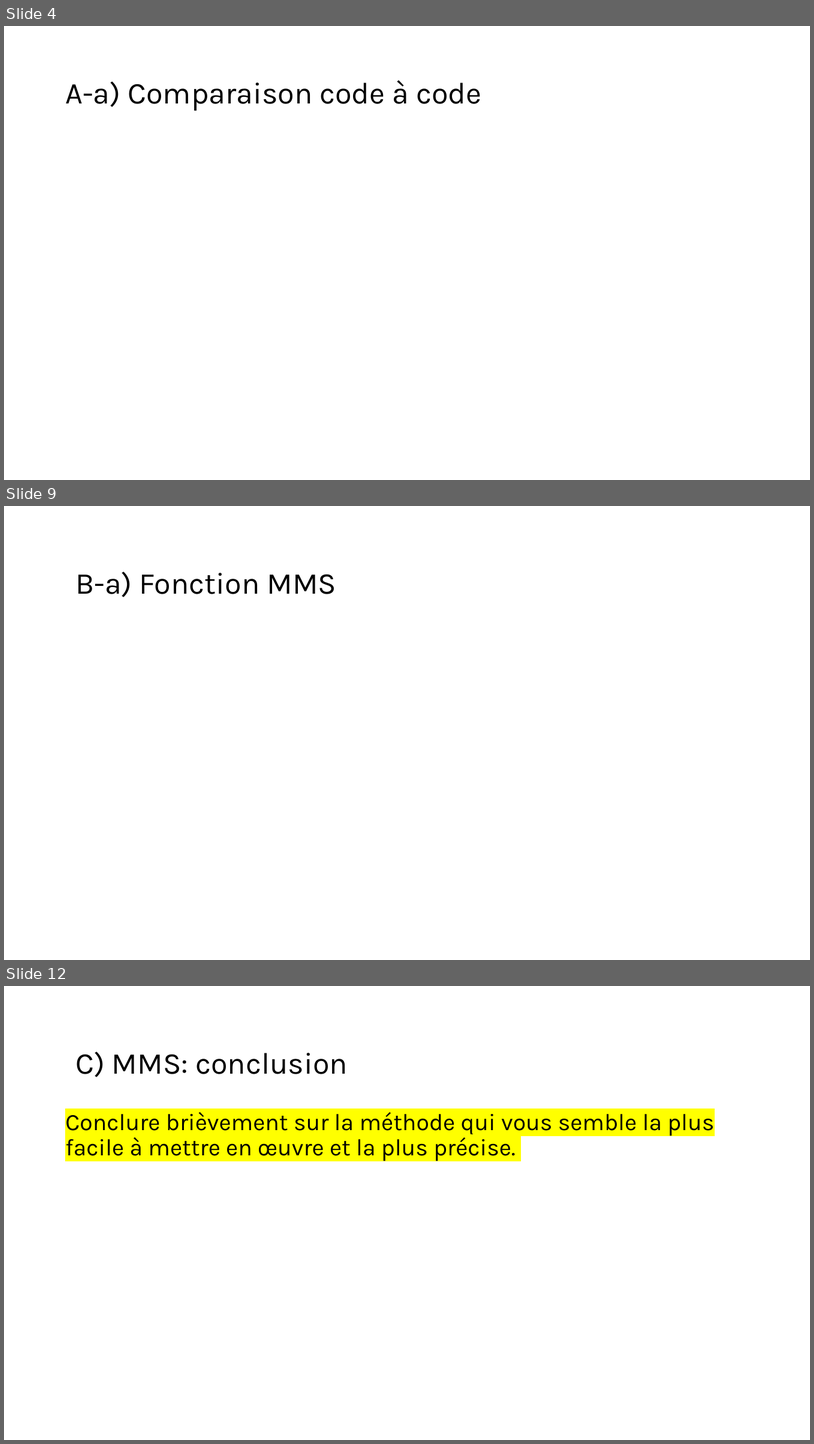
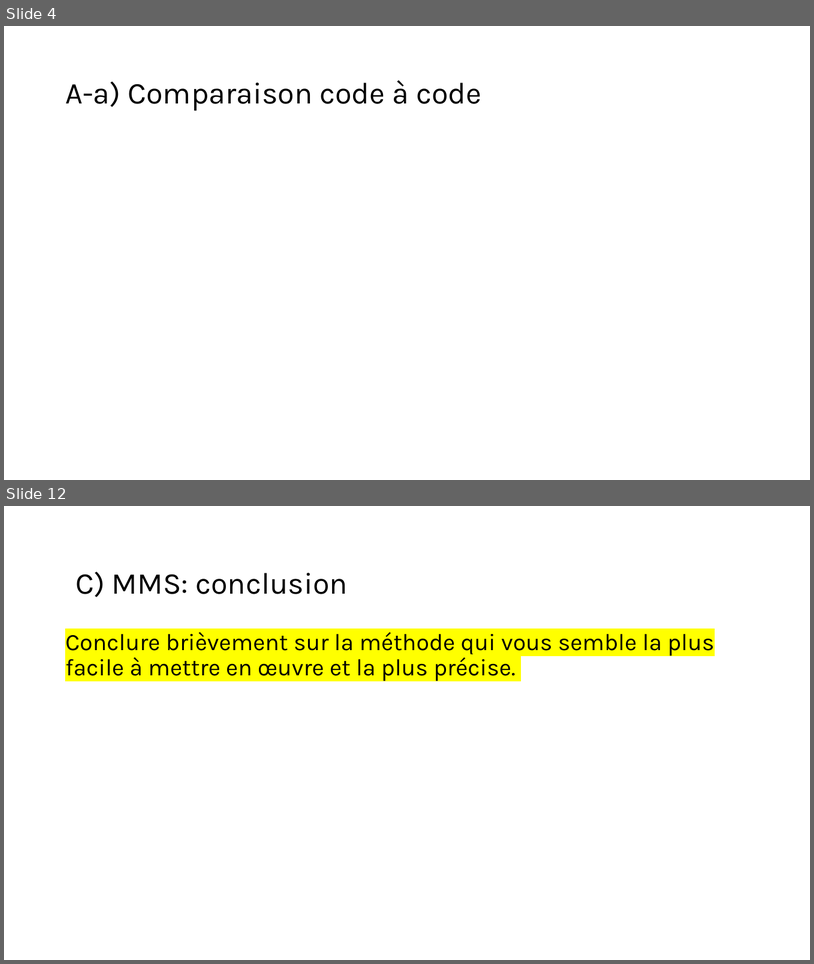
Before and after one commit to mehdibendaya/MEC8211DEV2, a slide deck: Devoir_2.pptx. Shown one above the other, each under a label of ours: slides 4, 9 and 12 before the commit, slides 4 and 12 after it; the slides between them are not shown. The pictures are 814x1444 and 814x964 pixels, drawn with LibreOffice and Linux fonts; fonts in the diff are those of the drawing; grey boxes stand for pictures. Boxes give left, top, right and bottom in pixels: in the first picture for what was removed or moved away, otherwise in the second. Text is boxed around its words. In the diff, an @@ line names an element or a change of style, - is before the commit and + after.

```diff
--- a/Devoir_2.pptx
+++ b/Devoir_2.pptx
@@ slide 9 removed at (x1=4, y1=506, x2=810, y2=960), background #FFFFFF @@
@@ text removed at (x1=75, y1=571, x2=336, y2=597) @@
-B-a) Fonction MMS
```
Also in this commit, not shown: 5 slides changed, 2 slides added, 1 other slide removed.
